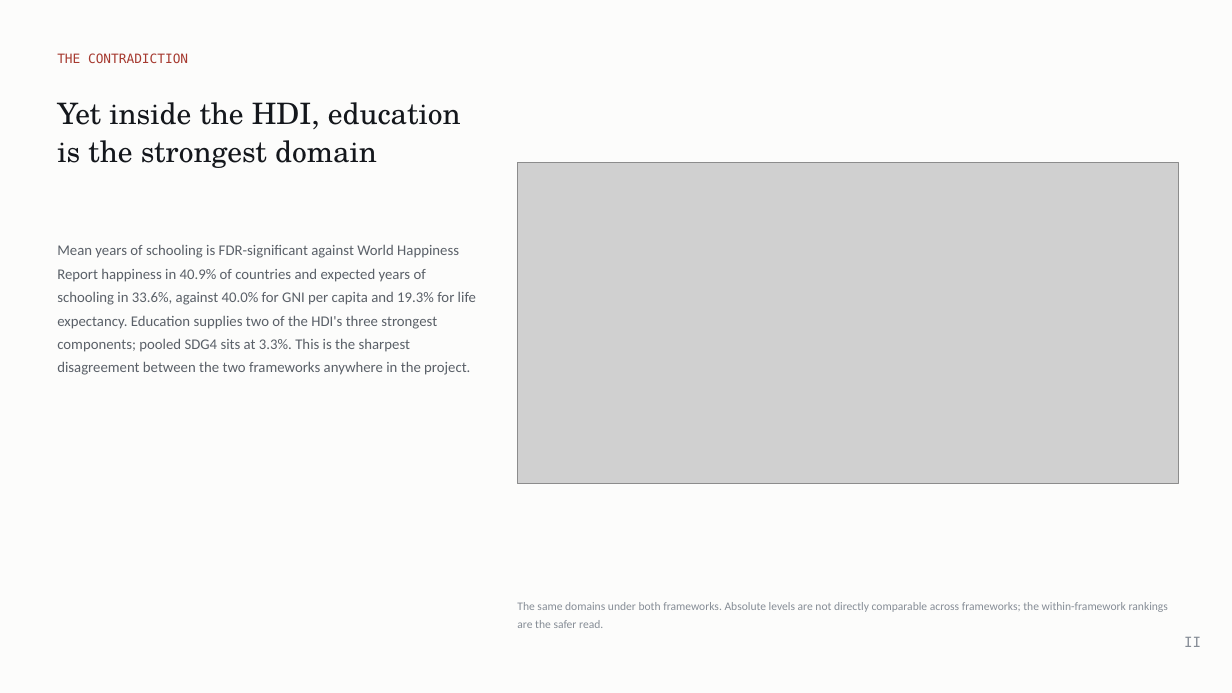
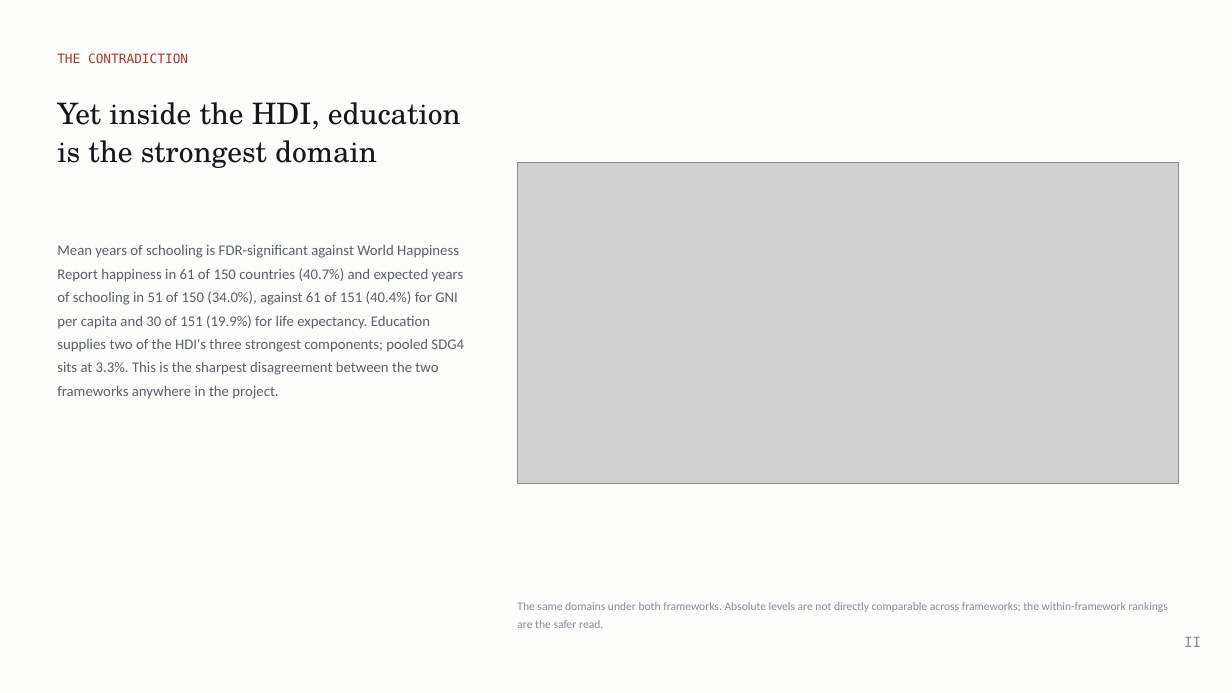
Before and after one commit to cwejnert/HDI-Happiness, a slide deck: slide 11 of deck/The_Education_Exception.pptx. Drawn at 1232x693 pixels with LibreOffice and Linux fonts; fonts in the diff are those of the drawing; grey boxes stand for pictures. Boxes give left, top, right and bottom in pixels: in the first picture for what was removed or moved away, otherwise in the second. Text is boxed around its words. In the diff, an @@ line names an element or a change of style, - is before the commit and + after.

```diff
--- a/deck/The_Education_Exception.pptx
+++ b/deck/The_Education_Exception.pptx
@@ text at bbox=[57, 244, 464, 399]: text changed @@
-Mean years of schooling is FDR-significant against World Happiness Report happiness in 40.9% of countries and expected years of schooling in 33.6%, against 40.0% for GNI per capita and 19.3% for life expectancy. Education supplies two of the HDI's three strongest components; pooled SDG4 sits at 3.3%. This is the sharpest disagreement between the two frameworks anywhere in the project.
+Mean years of schooling is FDR-significant against World Happiness Report happiness in 61 of 150 countries (40.7%) and expected years of schooling in 51 of 150 (34.0%), against 61 of 151 (40.4%) for GNI per capita and 30 of 151 (19.9%) for life expectancy. Education supplies two of the HDI's three strongest components; pooled SDG4 sits at 3.3%. This is the sharpest disagreement between the two frameworks anywhere in the project.
```
Also in this commit, not shown: 8 other slides changed, 5 other files.
